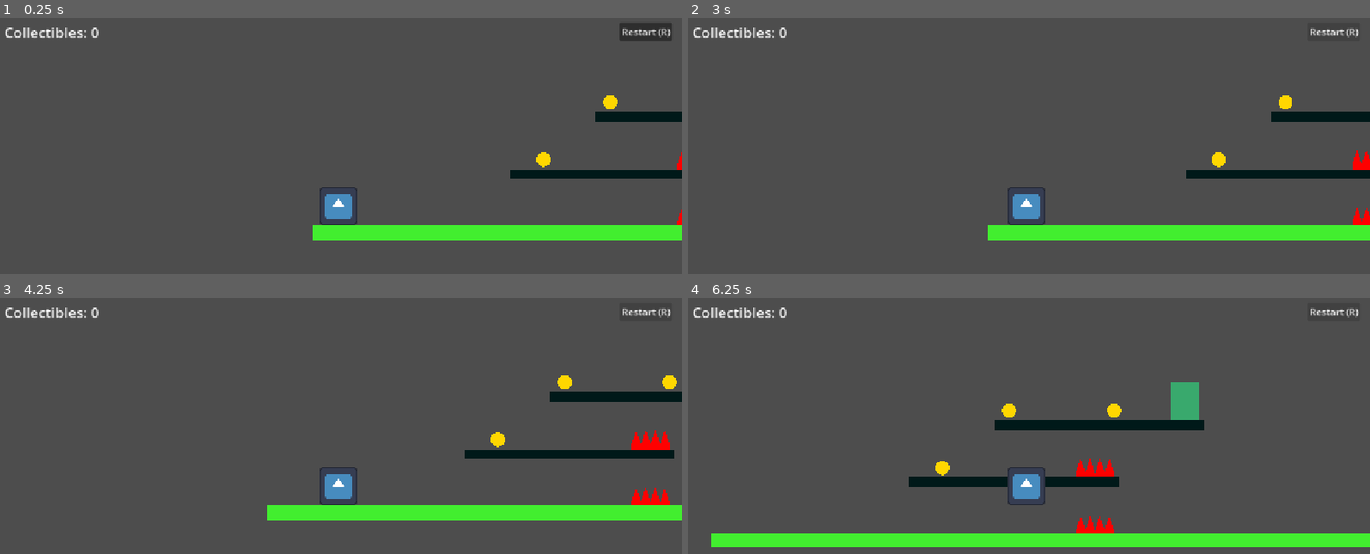
Above: before the commit, frames 1-4 (two rows, left to right).
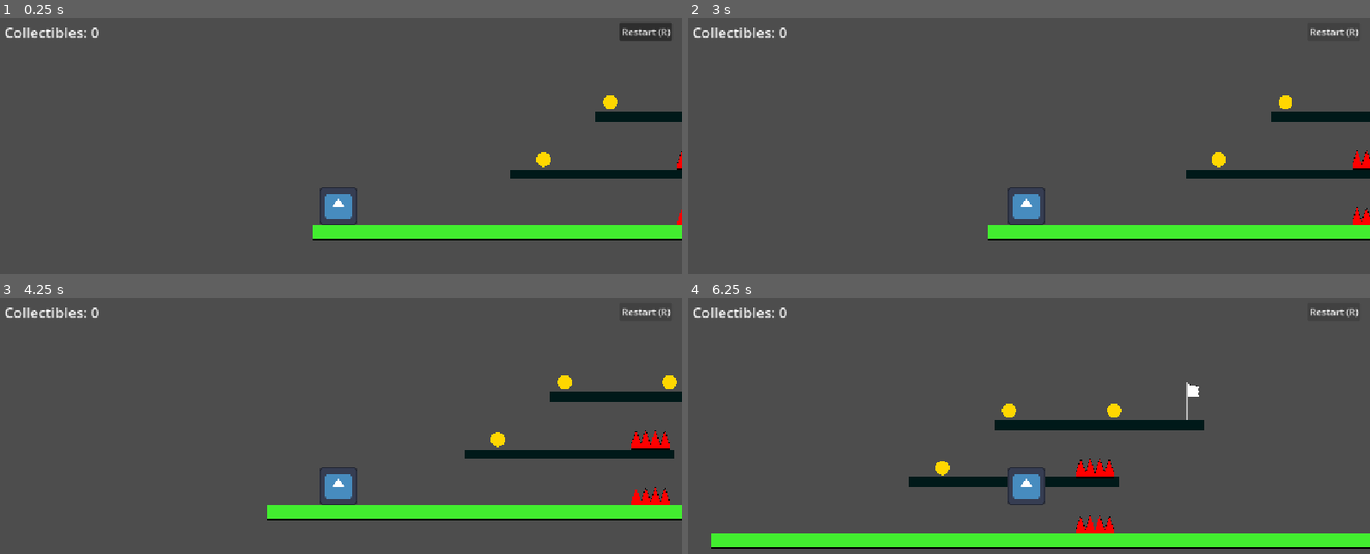
Above: after the commit, the same moments.

Repository: jarquafelmu/platformer-spike
Game: Godot game, scene res://scenes/levels/prototype.tscn
Same seed, same stepped clock (60 frames per second), same inputs: the game is played once before the commit and once after it. The engine's default icon, where the game draws it, is replaced by a stand-in: a white triangle on a blue panel in a dark square.
Inputs:
- Up to frame 1 (0.25 s): no input
- Up to frame 2 (3 s): click "Restart (R)" at 0.5 s; click "Restart (R)" at 1.25 s; click "Restart (R)" at 2 s; tap Enter at 2.75 s; hold D (move_right) from 2.78 s (still down)
- Up to frame 3 (4.25 s): keep holding D (move_right); tap Space (jump) at 3.02, 3.77 s
- Up to frame 4 (6.25 s): release D (move_right) at 4.28 s; hold A (move_left) 4.28-5.03 s; hold D (move_right) from 5.03 s (still down); tap Space (jump) at 5.27, 6.02 s

The runs differ from the first frame. In frame 1, 0.4% of the frame differs, in the area x 45-100%, y 52-87%; in frame 2, 0.4%; in frame 3, 0.5%; in frame 4, 1.3%, in the area x 3-100%, y 32-98%.

Commit message:
feat: add outline stroke to some shapes

Diff:
--- a/scenes/goal/goal.tscn
+++ b/scenes/goal/goal.tscn
@@ -2,20 +2,30 @@
 
 [ext_resource type="Script" uid="uid://b8nub5kwk3q1e" path="res://scenes/goal/goal.gd" id="1_c37cn"]
 
-[sub_resource type="RectangleShape2D" id="RectangleShape2D_7u1wl"]
-size = Vector2(48, 64)
-
 [node name="Goal" type="Area2D" unique_id=1614178454]
 script = ExtResource("1_c37cn")
 
-[node name="ColorRect" type="ColorRect" parent="." unique_id=947376352]
-offset_left = -24.0
-offset_top = -32.0
-offset_right = 24.0
-offset_bottom = 32.0
-color = Color(0.15686275, 0.972549, 0.5411765, 0.5372549)
+[node name="Pole" type="Polygon2D" parent="." unique_id=815546435]
+color = Color(0.728822, 0.728822, 0.7288219, 1)
+polygon = PackedVector2Array(0, -32, 0, 32, 4, 32, 4, -32)
 
-[node name="CollisionShape2D" type="CollisionShape2D" parent="." unique_id=530918976]
-shape = SubResource("RectangleShape2D_7u1wl")
+[node name="PoleStroke" type="Line2D" parent="." unique_id=65663977]
+points = PackedVector2Array(0, -32, 0, 32, 4, 32, 4, -32, 0, -32)
+closed = true
+width = 0.5
+default_color = Color(0, 0, 0, 1)
+
+[node name="Flag" type="Polygon2D" parent="." unique_id=811001782]
+polygon = PackedVector2Array(4, -28, 24, -24, 20, -20, 24, -16, 20, -12, 24, -8, 4, -8)
+
+[node name="FlagStroke" type="Line2D" parent="." unique_id=255652773]
+points = PackedVector2Array(4, -28, 24, -24, 20, -20, 24, -16, 20, -12, 24, -8, 4, -8)
+closed = true
+width = 0.5
+default_color = Color(0, 0, 0, 1)
+
+[node name="CollisionPolygon2D" type="CollisionPolygon2D" parent="." unique_id=28739198]
+visible = false
+polygon = PackedVector2Array(0, 0, 0, -32, 4, -32, 4, -28, 24, -24, 20, -20, 24, -16, 20, -12, 24, -8, 4, -8, 4, 32, 0, 32)
 
 [connection signal="body_entered" from="." to="." method="_on_body_entered"]
--- a/scenes/hazard/hazard.tscn
+++ b/scenes/hazard/hazard.tscn
@@ -20,4 +20,10 @@
 polygon = PackedVector2Array(-72, 24, -72, 16, -64, -8, -56, 16, -48, -8, -40, 16, -32, -8, -24, 16, -16, -8, -8, 16, -8, 24)
 uv = PackedVector2Array(-72, 24, -72, 16, -64, -8, -56, 16, -48, -8, -40, 16, -32, -8, -24, 16, -16, -8, -8, 16, -8, 24)
 
+[node name="LineStroke" type="Line2D" parent="." unique_id=983309840]
+points = PackedVector2Array(-32, 8, -24, -16, -16, 8, -8, -16, 0, 8, 8, -16, 16, 8, 24, -16, 32, 8, 32, 16, -32, 16)
+closed = true
+width = 0.5
+default_color = Color(0, 0, 0, 1)
+
 [connection signal="body_entered" from="." to="." method="_on_body_entered"]
--- a/scenes/platforms/ground.tscn
+++ b/scenes/platforms/ground.tscn
@@ -17,3 +17,11 @@
 [node name="Polygon2D" type="Polygon2D" parent="." unique_id=71785052]
 color = Color(0.25882354, 0.93333334, 0.18431373, 1)
 polygon = PackedVector2Array(-579, -10, -579, 14, 581, 14, 581, -10)
+
+[node name="StrokeLine" type="Line2D" parent="." unique_id=282813454]
+points = PackedVector2Array(-579, -10, 581, -10, 581, 14, -579, 14)
+closed = true
+width = 0.5
+default_color = Color(0, 0, 0, 1)
+round_precision = 16
+antialiased = true
